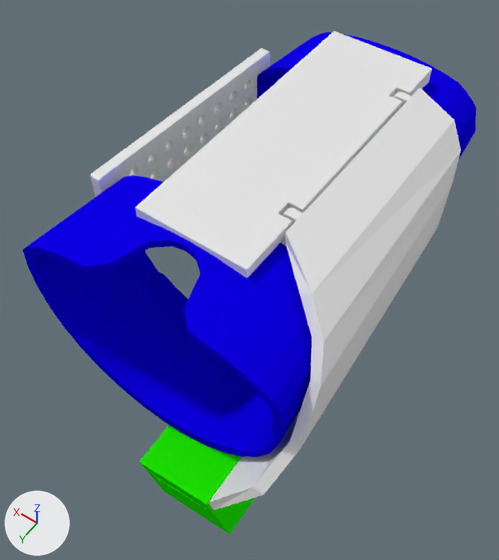
Before and after pictures for a commit that changed the Blender file ChordVR.blend.
Before and after are seen from a 50 mm camera at (-4.44, 4.58, 8.22) aimed at (0.07, -1.72, -1.69). Lighting does not change. The marker at lower left points along +X, +Y and +Z.

In view in the first picture: 'arm', 'bind plate', 'clamp2', 'cleamp', 'hinge plate', 'keys', 'ring', 'ring back'.
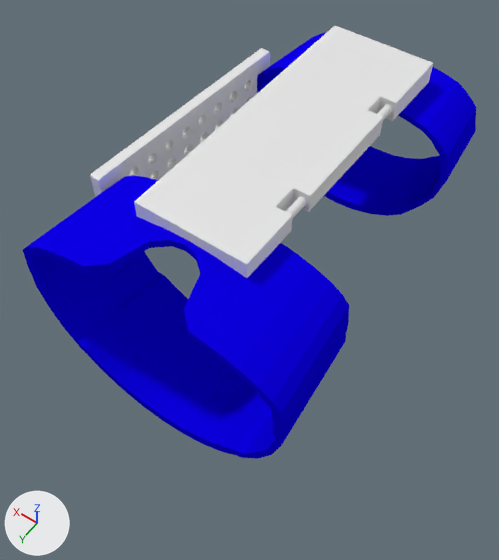
What differs and where, as boxes (x1, y1, x2, y2) in the pictures (499 x 560 px; the box of a moved part takes in the faces that stretch with it):
```json
{"object": "hinge plate", "change": "reshaped", "before": [135, 31, 432, 278], "after": [134, 26, 433, 278]}
{"object": "arm", "change": "hidden", "before": [209, 88, 461, 510]}
{"object": "keys", "change": "hidden", "before": [140, 425, 256, 534], "on screen": "green"}
{"object": "cleamp", "change": "deleted", "before": [282, 208, 303, 225]}
{"object": "clamp2", "change": "deleted", "before": [393, 91, 411, 107]}
{"part": 2, "of": "me_cube_004", "change": "moved or reshaped", "before": [285, 88, 454, 294], "on screen": "not visible afterwards"}
{"object": "ring back", "change": "unchanged, uncovered by the edit", "before": [257, 32, 476, 159], "after": [257, 32, 476, 216]}
```

The change, as JSON lines over the scene's bpy script:
```json
{"block": "me_cube_003", "where": "# used by ob_hinge_plate; location = (0.0, -2.95, 0.85); scale = (1.0, 2.78, 0.1)"}
{"op": "remove", "block": "me_cube_003", "code": "me_cube_003.from_pydata(...)  # 24 vertices, 14 faces; spans x -1.0..1.0, y -1.0..1.0, z -1.88..1.0"}
{"op": "add", "block": "me_cube_003", "code": "me_cube_003.from_pydata(...)  # 24 vertices, 14 faces; spans x -1.0..1.0, y -1.0..1.0, z -1.88..2.16"}
{"block": "me_cube_003", "change": "me_cube_003 part 1: 20 of 24 vertices moved; they spanned x -1.0..1.0, y -1.0..1.0, z -1.0..1.0 and now span x -1.0..1.0, y -1.0..1.0, z -1.56..2.16; mean shift (0.02, 0.07, 0.55); largest move (-0.74, -0.6, 1.0) -> (-0.71, -0.36, 2.16)"}
{"block": "me_cube_004", "where": "me_cube_004.from_pydata(...)  # 28 vertices, 26 faces; spans x -2.7..-1.1, y -1.1..2.4, z -36.2..0.9"}
{"block": "me_cube_004", "where": "# used by ob_arm; location = (0.0, -3.0, 0.91); scale = (1.0, 2.0, 0.1)"}
{"block": "me_cube_004", "change": "me_cube_004 part 2"}
{"op": "set", "path": "me_cube_004.vertices[16].co", "old": "(-1.1, -1.1, 0.5)", "new": "(-1.1, -1.1, 1.1)", "note": "pixel (419, 87) -> pixel (288, 227)"}
{"op": "set", "path": "me_cube_004.vertices[17].co", "old": "(-1.1, 1.0, -1.0)", "new": "(-1.1, 1.0, -1.4)", "note": "pixel (285, 241) -> not seen"}
{"op": "set", "path": "me_cube_004.vertices[18].co", "old": "(-1.1, 1.0, 0.9)", "new": "(-1.1, 1.0, 1.1)", "note": "pixel (285, 232) -> not seen"}
{"op": "set", "path": "me_cube_004.vertices[19].co", "old": "(-1.1, -1.1, -1.7)", "new": "(-1.1, -1.1, -1.4)"}
{"op": "remove", "block": "ob_bind_plate", "code": "_vg = ob_bind_plate.vertex_groups.new(name='Group')"}
{"op": "remove", "block": "ob_bind_plate", "code": "_vg.add([0, 1, 2, 168, 196, 197, 198, 199], 1.0, 'REPLACE')"}
{"op": "remove", "block": "ob_bind_plate", "code": "_m = ob_bind_plate.modifiers.new('Bevel', 'BEVEL')"}
{"op": "remove", "block": "ob_bind_plate", "code": "_m.width = 0.02"}
{"op": "remove", "block": "ob_bind_plate", "code": "_m.width_pct = 0.02"}
{"op": "remove", "block": "ob_bind_plate", "code": "_m.limit_method = 'VGROUP'"}
{"op": "remove", "block": "ob_bind_plate", "code": "_m.vertex_group = 'Group'"}
{"op": "remove", "block": "ob_bind_plate", "code": "_m.spread = 0.0"}
{"op": "remove", "block": "ob_cleamp", "code": ["ob_cleamp = bpy.data.objects.new('cleamp', me_cube_009)", "ob_cleamp.location = (-1.02, -1.41, 0.85)", "ob_cleamp.scale = (0.137, 0.0827, 0.094)"]}
{"op": "remove", "block": "ob_clamp2", "code": ["ob_clamp2 = bpy.data.objects.new('clamp2', me_cube_005)", "ob_clamp2.location = (-1.02, -4.75, 0.85)", "ob_clamp2.scale = (0.137, 0.0827, 0.094)"]}
{"op": "add", "block": "ob_arm", "code": "ob_arm.hide_viewport = True"}
{"op": "add", "block": "ob_keys", "code": "ob_keys.hide_viewport = True"}
```
